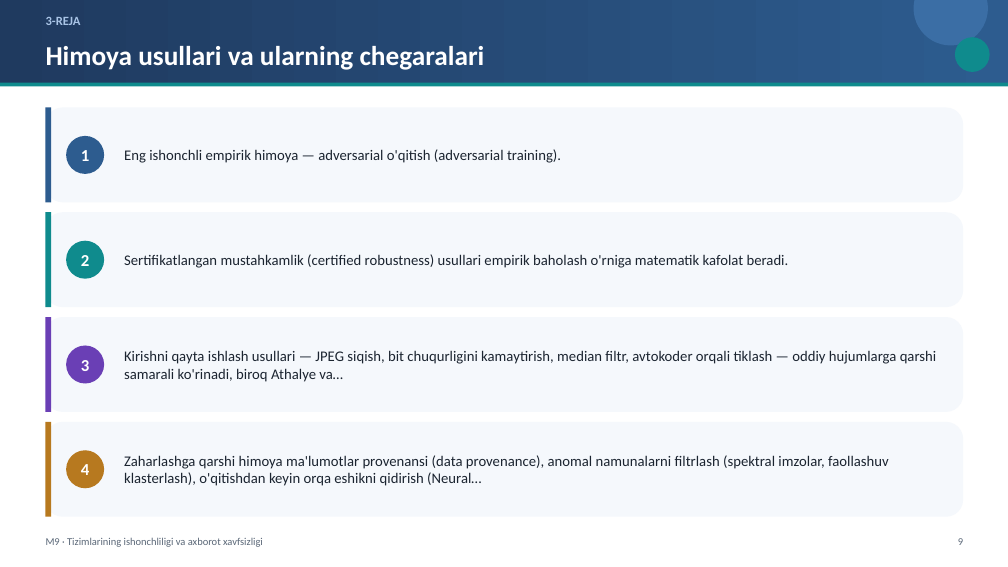
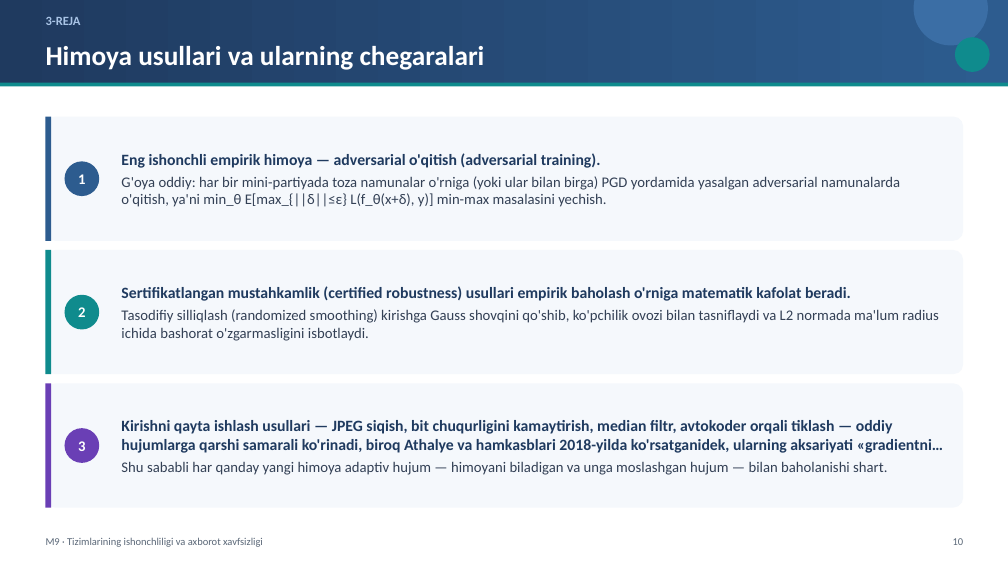
Before and after one commit to sayka7/ktm_labs, a slide deck: slide 10 of slaydlar/M9.pptx (slide 9 before the commit). Drawn at 1008x567 pixels with LibreOffice and Linux fonts; fonts in the diff are those of the drawing. Boxes give left, top, right and bottom in pixels: in the first picture for what was removed or moved away, otherwise in the second. Text is boxed around its words. In the diff, an @@ line names an element or a change of style, - is before the commit and + after.

```diff
--- a/slaydlar/M9.pptx
+++ b/slaydlar/M9.pptx
@@ rounded rectangle: place and size @@
-rounded rectangle at bbox=[45, 107, 963, 202]
+rounded rectangle at bbox=[45, 116, 963, 240]
@@ rectangle: place and size @@
-rectangle at bbox=[45, 107, 51, 202]
+rectangle at bbox=[45, 116, 51, 240]
@@ ellipse "1": place and size @@
-ellipse "1" at bbox=[66, 136, 104, 174]
+ellipse "1" at bbox=[64, 161, 99, 196]
@@ text at bbox=[121, 176, 900, 207]: paragraph added @@
+G'oya oddiy: har bir mini-partiyada toza namunalar o'rniga (yoki ular bilan birga) PGD yordamida yasalgan adversarial namunalarda o'qitish, ya'ni min_θ E[max_{||δ||≤ε} L(f_θ(x+δ), y)] min-max masalasini yechish.
@@ text at bbox=[121, 153, 601, 168]: size 14 to 15 pt, text colour #1B2430 to #1F3A5F, bold on in "Eng ishonchli empirik himoya — adversarial o'qitish ..." @@
@@ rounded rectangle: place and size @@
-rounded rectangle at bbox=[45, 212, 963, 307]
+rounded rectangle at bbox=[45, 250, 963, 374]
@@ rectangle: place and size @@
-rectangle at bbox=[45, 212, 51, 307]
+rectangle at bbox=[45, 250, 51, 374]
@@ text "Sertifikatlangan mustahkamlik (certified robustness) usullar ...": place and size @@
-text "Sertifikatlangan mustahkamlik (certified robustness) usullar ..." at bbox=[124, 254, 789, 268]
+text "Sertifikatlangan mustahkamlik (certified robustness) usullar ..." at bbox=[121, 286, 938, 341]
@@ ellipse "2": place and size @@
-ellipse "2" at bbox=[66, 240, 104, 278]
+ellipse "2" at bbox=[64, 295, 99, 330]
@@ text at bbox=[121, 286, 851, 301]: size 14 to 15 pt, text colour #1B2430 to #1F3A5F, bold on in "Sertifikatlangan mustahkamlik (certified robustness) usullar ..." @@
@@ text at bbox=[121, 309, 938, 341]: paragraph added @@
+Tasodifiy silliqlash (randomized smoothing) kirishga Gauss shovqini qo'shib, ko'pchilik ovozi bilan tasniflaydi va L2 normada ma'lum radius ichida bashorat o'zgarmasligini isbotlaydi.
@@ proportions changed in 3 elements at bbox=[45, 116, 963, 240], bbox=[45, 250, 963, 374], bbox=[45, 383, 963, 507] @@
@@ rounded rectangle: place and size @@
-rounded rectangle at bbox=[45, 317, 963, 411]
+rounded rectangle at bbox=[45, 383, 963, 507]
@@ rectangle: place and size @@
-rectangle at bbox=[45, 317, 51, 411]
+rectangle at bbox=[45, 383, 51, 507]
@@ rounded rectangle removed at bbox=[45, 422, 963, 516] @@
@@ rectangle removed at bbox=[45, 422, 51, 516] @@
@@ size 16 to 14 pt in 3 elements at bbox=[64, 161, 99, 196], bbox=[64, 295, 99, 330], bbox=[64, 428, 99, 463] @@
@@ ellipse "3": place and size @@
-ellipse "3" at bbox=[66, 346, 104, 383]
+ellipse "3" at bbox=[64, 428, 99, 463]
@@ text at bbox=[121, 420, 943, 475]: text changed; size 14 to 15 pt; text colour #1B2430 to #1F3A5F; bold on @@
-Kirishni qayta ishlash usullari — JPEG siqish, bit chuqurligini kamaytirish, median filtr, avtokoder orqali tiklash — oddiy hujumlarga qarshi samarali ko'rinadi, biroq Athalye va…
+Kirishni qayta ishlash usullari — JPEG siqish, bit chuqurligini kamaytirish, median filtr, avtokoder orqali tiklash — oddiy hujumlarga qarshi samarali ko'rinadi, biroq Athalye va hamkasblari 2018-yilda ko'rsatganidek, ularning aksariyati «gradientni…
+Shu sababli har qanday yangi himoya adaptiv hujum — himoyani biladigan va unga moslashgan hujum — bilan baholanishi shart.
@@ ellipse removed at bbox=[66, 451, 104, 488] @@
-4
@@ text removed at bbox=[124, 455, 889, 486] @@
-Zaharlashga qarshi himoya ma'lumotlar provenansi (data provenance), anomal namunalarni filtrlash (spektral imzolar, faollashuv klasterlash), o'qitishdan keyin orqa eshikni qidirish (Neural…
@@ text at bbox=[953, 538, 964, 545]: text changed @@
-9
+10
```
Also in this commit, not shown: 5 other slides changed, 3 slides added, 1 slide removed, 21 other files.
